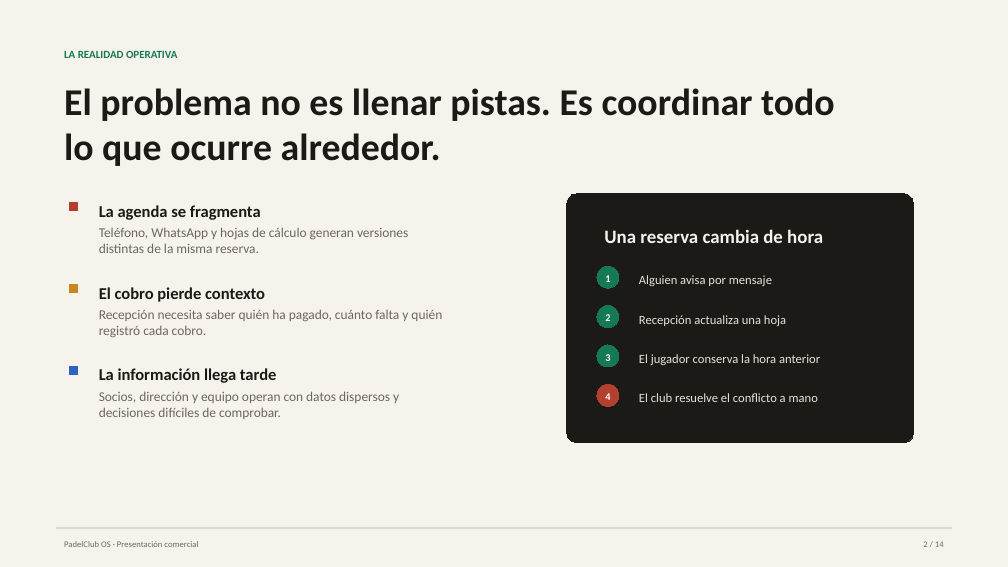
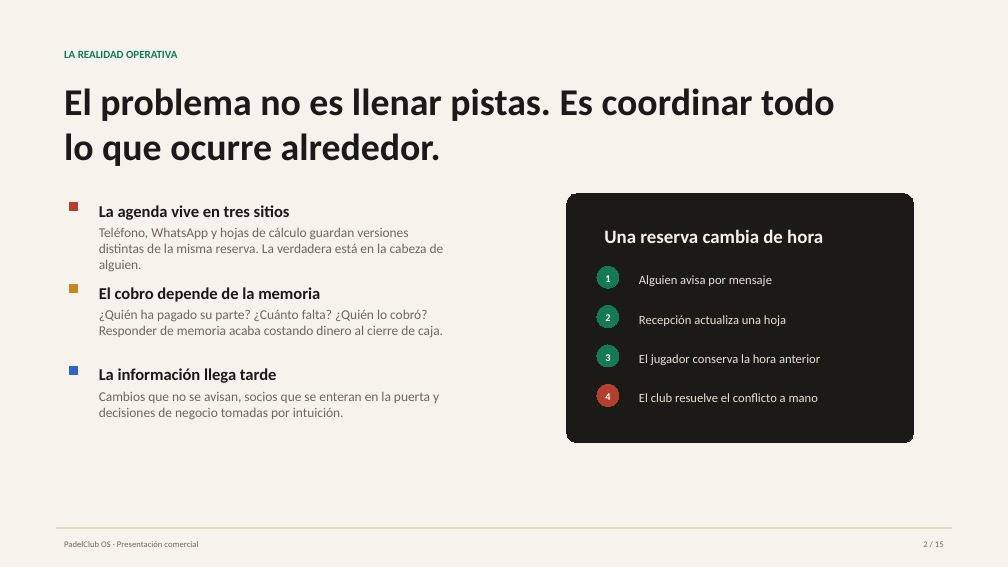
Before and after one commit to albope/padel-club-os, a slide deck: slide 2 of entregables/deck-comercial-padelclub-os.pptx. Drawn at 1008x567 pixels with LibreOffice and Linux fonts; fonts in the diff are those of the drawing. Boxes give left, top, right and bottom in pixels: in the first picture for what was removed or moved away, otherwise in the second. Text is boxed around its words. In the diff, an @@ line names an element or a change of style, - is before the commit and + after.

```diff
--- a/entregables/deck-comercial-padelclub-os.pptx
+++ b/entregables/deck-comercial-padelclub-os.pptx
@@ text at bbox=[99, 205, 290, 220]: text changed @@
-La agenda se fragmenta
+La agenda vive en tres sitios
@@ text at bbox=[99, 227, 444, 271]: text changed @@
-Teléfono, WhatsApp y hojas de cálculo generan versiones distintas de la misma reserva.
+Teléfono, WhatsApp y hojas de cálculo guardan versiones distintas de la misma reserva. La verdadera está en la cabeza de alguien.
@@ text at bbox=[99, 287, 320, 302]: text changed @@
-El cobro pierde contexto
+El cobro depende de la memoria
@@ text at bbox=[99, 309, 443, 337]: text changed @@
-Recepción necesita saber quién ha pagado, cuánto falta y quién registró cada cobro.
+¿Quién ha pagado su parte? ¿Cuánto falta? ¿Quién lo cobró? Responder de memoria acaba costando dinero al cierre de caja.
@@ text at bbox=[99, 391, 439, 419]: text changed @@
-Socios, dirección y equipo operan con datos dispersos y decisiones difíciles de comprobar.
+Cambios que no se avisan, socios que se enteran en la puerta y decisiones de negocio tomadas por intuición.
```
Also in this commit, not shown: 13 other slides changed, 1 slide added, 8 other files.
